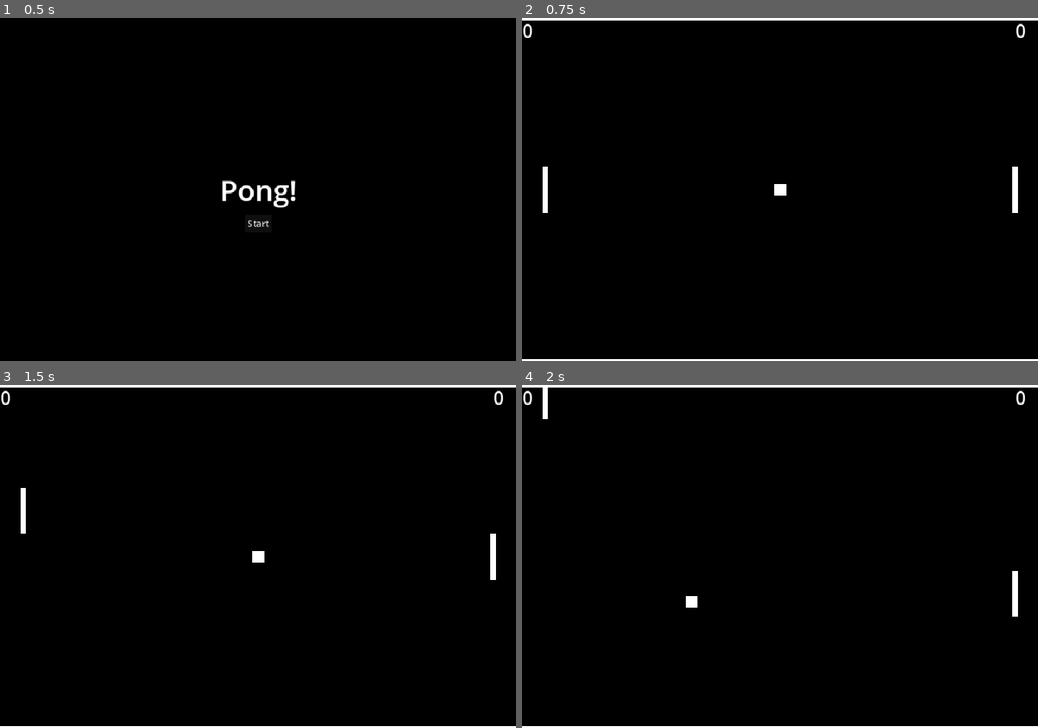
Above: before the commit, frames 1-4 (two rows, left to right).
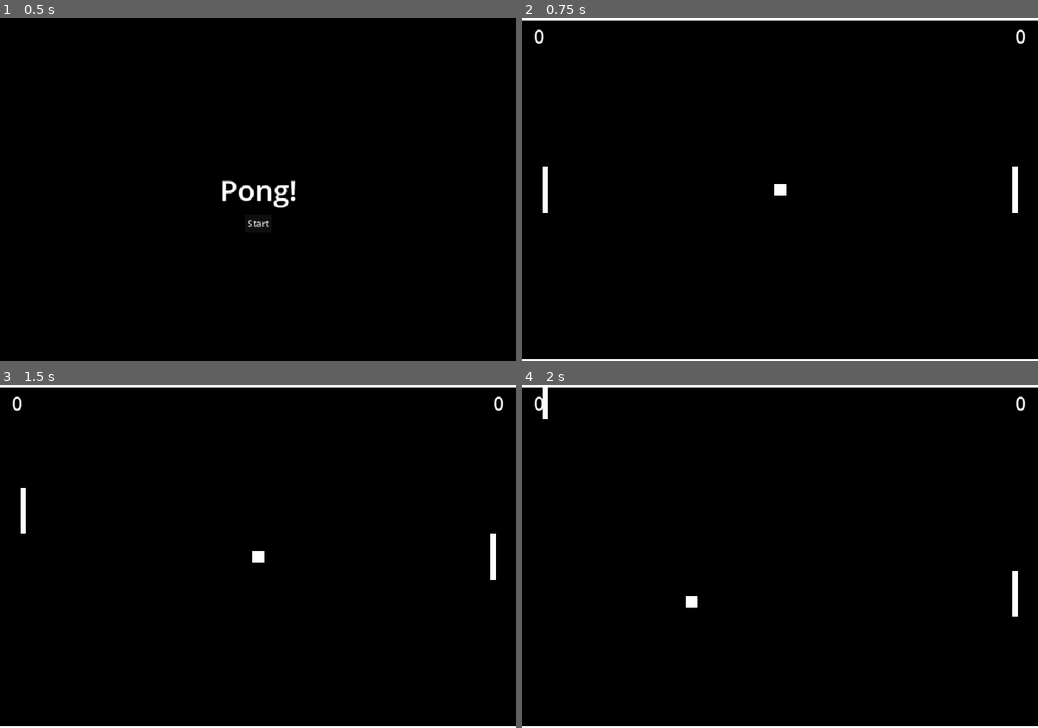
Above: after the commit, the same moments.

Repository: NJKode/pong
Game: Godot game, scene res://main.tscn
Two runs of this game, one before a commit and one after it. Both use one fixed random seed, a clock stepped at 60 frames per second and the inputs below.
Inputs:
- Up to frame 1 (0.5 s): no input
- Up to frame 2 (0.75 s): click "Start" at 0.5 s
- Up to frame 3 (1.5 s): tap Enter at 1.25 s; hold Up (move_up) from 1.28 s (still down)
- Up to frame 4 (2 s): keep holding Up (move_up)

Frame 1 is identical in both runs. In frame 2, 0.2% of the frame differs, in the area x 0-98%, y 1-8%; in frame 3, 0.2%; in frame 4, 0.2%.

Commit message:
UI positioning

Diff:
--- a/game.gd
+++ b/game.gd
@@ -56,7 +56,6 @@
 	ball_velocity = ball_velocity.normalized()
 
 func end_game(player_did_win: bool) -> void:
-	print(player_did_win)
 	game_end.emit(player_did_win)
 
 func opponent_score_point() -> void:
--- a/ui.tscn
+++ b/ui.tscn
@@ -12,8 +12,11 @@
 script = ExtResource("1_fyqef")
 
 [node name="PlayerScore" type="Label" parent="."]
+offset_left = 20.0
+offset_top = 10.0
 offset_right = 40.0
-offset_bottom = 45.0
+offset_bottom = 55.0
+size_flags_horizontal = 0
 text = "0"
 label_settings = SubResource("LabelSettings_fyqef")
 
@@ -22,7 +25,10 @@
 anchor_left = 1.0
 anchor_right = 1.0
 offset_left = -40.0
-offset_bottom = 23.0
+offset_top = 10.0
+offset_right = -20.0
+offset_bottom = 55.0
 grow_horizontal = 0
+size_flags_horizontal = 8
 text = "0"
 label_settings = SubResource("LabelSettings_m6e0p")
